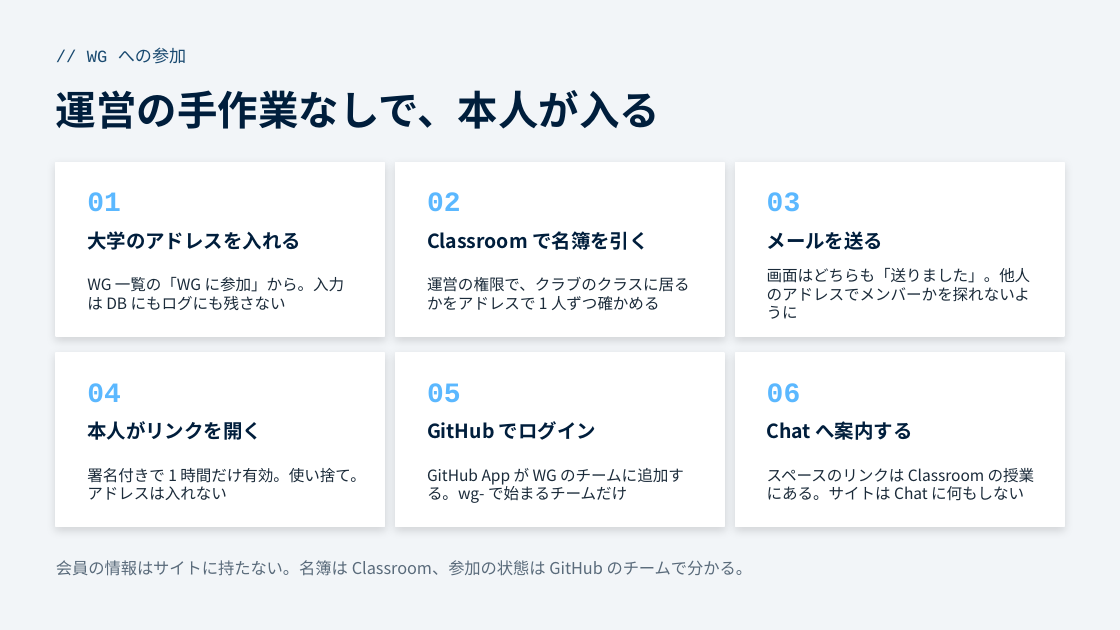
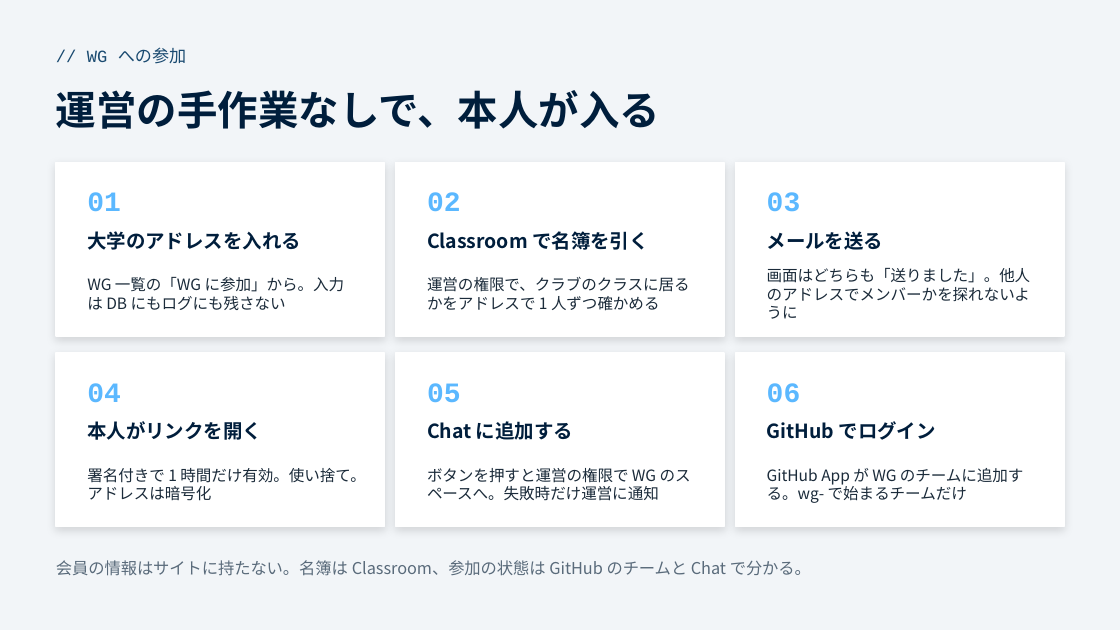
Before and after one commit to funITclub/homepage, a slide deck: slide 9 of static/guide/04_アプリケーション構成.pptx. Drawn at 1120x630 pixels with LibreOffice and Linux fonts; fonts in the diff are those of the drawing. Boxes give left, top, right and bottom in pixels: in the first picture for what was removed or moved away, otherwise in the second. Text is boxed around its words. In the diff, an @@ line names an element or a change of style, - is before the commit and + after.

```diff
--- a/static/guide/04_アプリケーション構成.pptx
+++ b/static/guide/04_アプリケーション構成.pptx
@@ text at (427, 421, 573, 440): text changed @@
-GitHub でログイン
+Chat に追加する
@@ text at (767, 421, 936, 440): text changed @@
-Chat へ案内する
+GitHub でログイン
@@ text at (87, 468, 366, 501): text changed @@
-署名付きで 1 時間だけ有効。使い捨て。アドレスは入れない
+署名付きで 1 時間だけ有効。使い捨て。アドレスは暗号化
@@ text at (427, 468, 691, 501): text changed @@
-GitHub App が WG のチームに追加する。wg- で始まるチームだけ
+ボタンを押すと運営の権限で WG のスペースへ。失敗時だけ運営に通知
@@ text at (767, 468, 1024, 503): text changed @@
-スペースのリンクは Classroom の授業にある。サイトは Chat に何もしない
+GitHub App が WG のチームに追加する。wg- で始まるチームだけ
@@ text at (56, 560, 811, 576): text changed @@
-会員の情報はサイトに持たない。名簿は Classroom、参加の状態は GitHub のチームで分かる。
+会員の情報はサイトに持たない。名簿は Classroom、参加の状態は GitHub のチームと Chat で分かる。
```
Also in this commit, not shown: 3 other slides changed, 5 other files.
